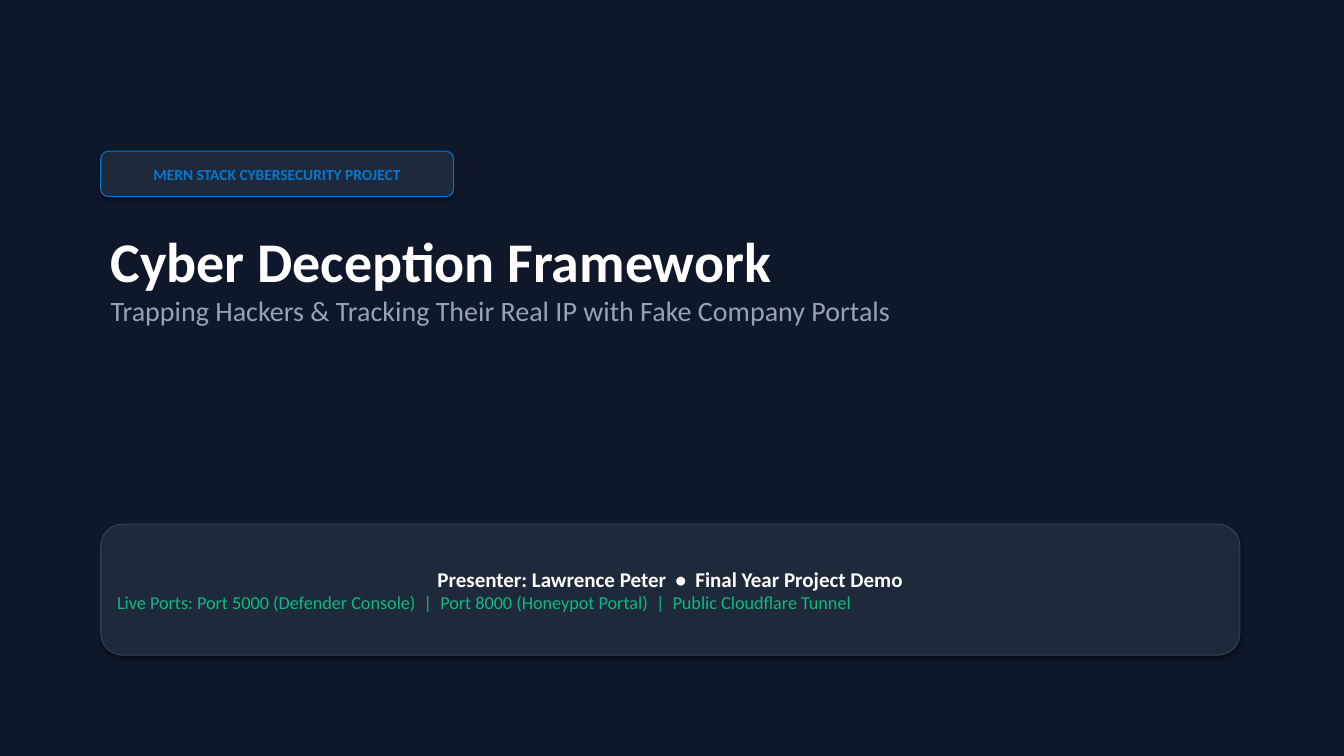
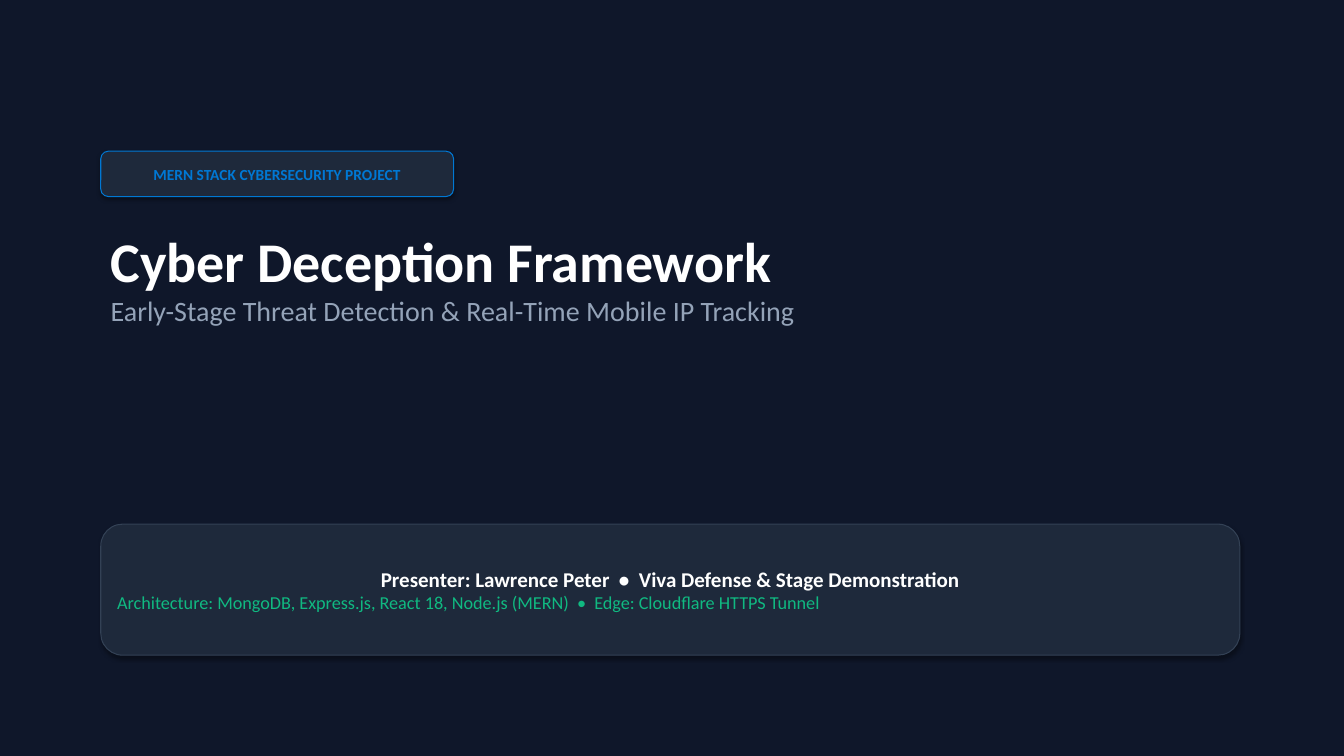
Before and after one commit to lawrencepeter07/cyber-deception-framework, a slide deck: slide 1 of Cyber_Deception_Simple_10_Slides.pptx. Drawn at 1344x756 pixels with LibreOffice and Linux fonts; fonts in the diff are those of the drawing. Boxes give left, top, right and bottom in pixels: in the first picture for what was removed or moved away, otherwise in the second. Text is boxed around its words. In the diff, an @@ line names an element or a change of style, - is before the commit and + after.

```diff
--- a/Cyber_Deception_Simple_10_Slides.pptx
+++ b/Cyber_Deception_Simple_10_Slides.pptx
@@ text at bbox=[111, 301, 794, 326]: text changed @@
-Trapping Hackers & Tracking Their Real IP with Fake Company Portals
+Early-Stage Threat Detection & Real-Time Mobile IP Tracking
@@ text in rounded rectangle at bbox=[117, 572, 959, 612]: text changed @@
-Presenter: Lawrence Peter • Final Year Project Demo
-Live Ports: Port 5000 (Defender Console) | Port 8000 (Honeypot Portal) | Public Cloudflare Tunnel
+Presenter: Lawrence Peter • Viva Defense & Stage Demonstration
+Architecture: MongoDB, Express.js, React 18, Node.js (MERN) • Edge: Cloudflare HTTPS Tunnel
```
Also in this commit, not shown: 5 other slides changed, 5 slides added, 4 slides removed, 2 other files.
